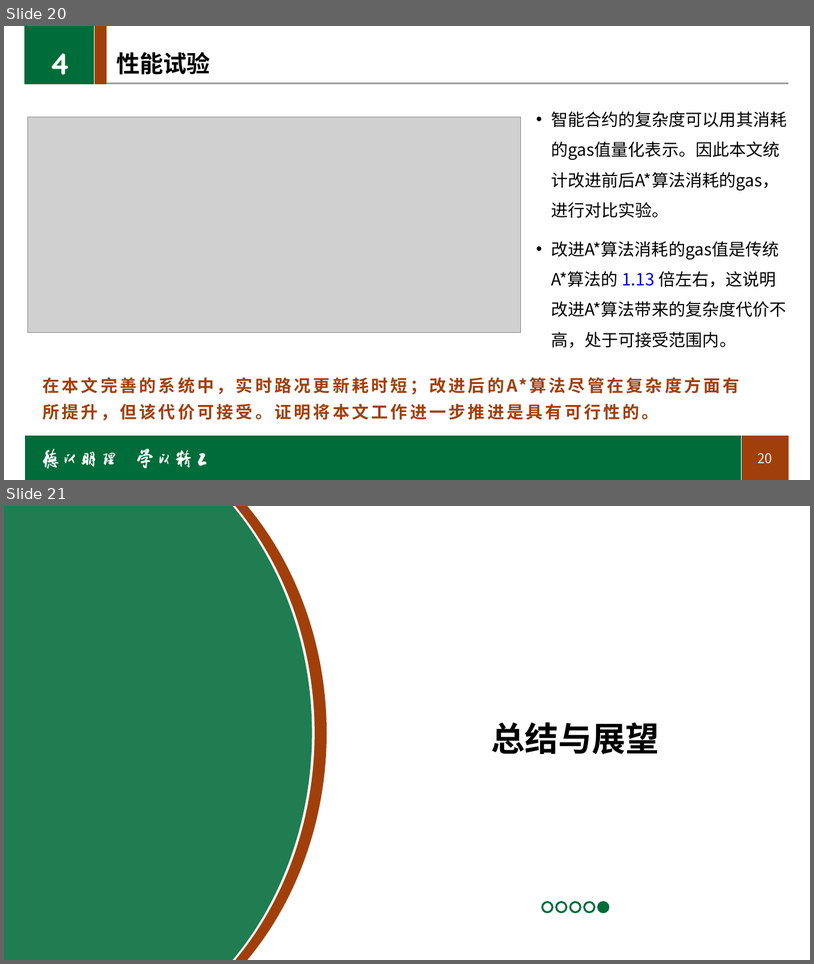
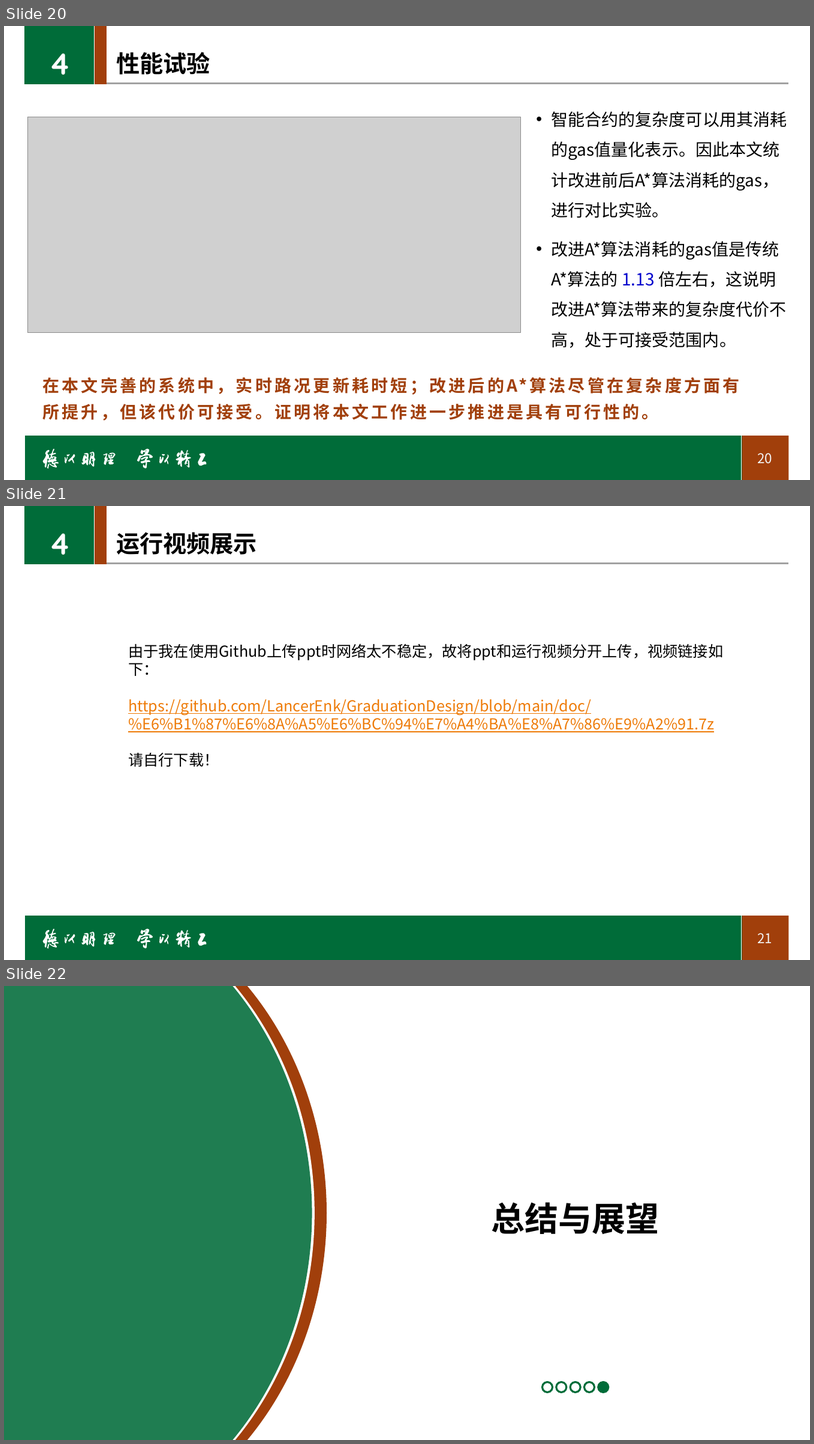
Before and after one commit to LancerEnk/GraduationDesign, a slide deck: doc/汇报ppt.pptx. Shown one above the other, each under a label of ours: slides 20 and 21 before the commit, slides 20, 21 and 22 after it. The pictures are 814x964 and 814x1444 pixels, drawn with LibreOffice and Linux fonts; fonts in the diff are those of the drawing; grey boxes stand for pictures; background and template pictures are left out. Boxes give left, top, right and bottom in pixels: in the first picture for what was removed or moved away, otherwise in the second. Text is boxed around its words. In the diff, an @@ line names an element or a change of style, - is before the commit and + after.

Commit message:
更新了汇报ppt，修改了部分页面内容、补充了动画效果、添加了演示视频

```diff
--- a/doc/汇报ppt.pptx
+++ b/doc/汇报ppt.pptx
@@ slide 21 added at (4,506,810,960), background #FFFFFF; not listed: 24 template elements that a slide beside it also shows @@
@@ text added at (49,533,71,555), 36 pt, text #FFFFFF, bold @@
+4
@@ title added at (116,532,257,555), 28 pt, text #000000, bold @@
+运行视频展示
@@ text added at (128,643,723,766), 18 pt, text #EE7B08, underline @@
+由于我在使用Github上传ppt时网络太不稳定，故将ppt和运行视频分开上传，视频链接如下：
+https://github.com/LancerEnk/GraduationDesign/blob/main/doc/%E6%B1%87%E6%8A%A5%E6%BC%94%E7%A4%BA%E8%A7%86%E9%A2%91.7z
+请自行下载！
@@ what was slide 21 is now slide 22 @@
```
Also in this commit, not shown: 10 slides changed, 2 other slides added, 1 slide removed.
